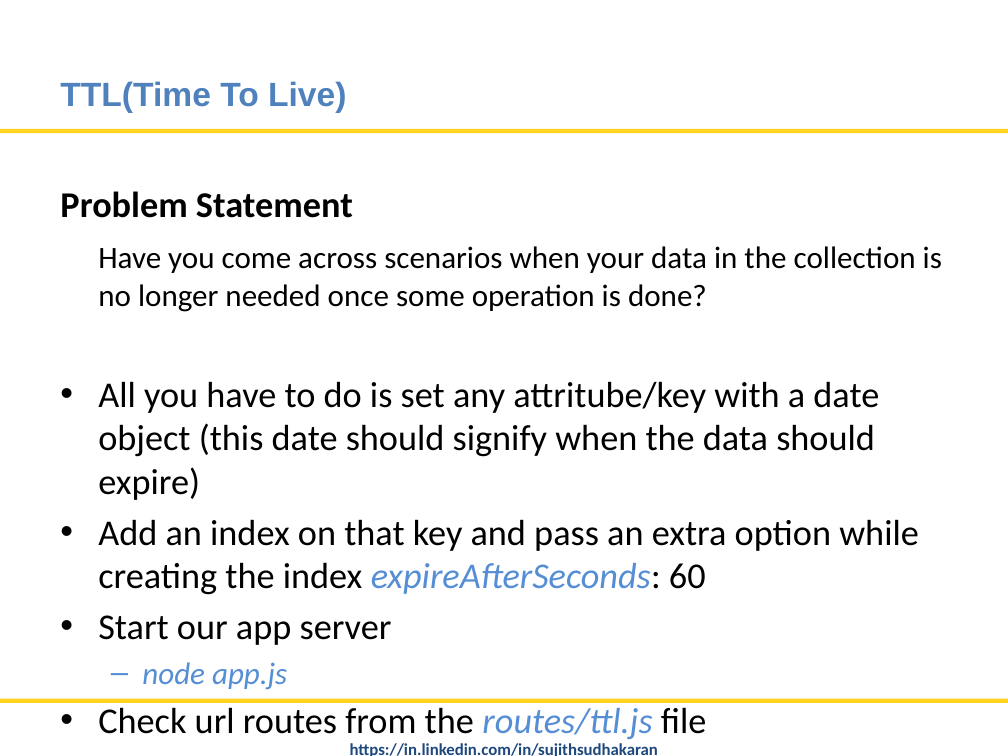
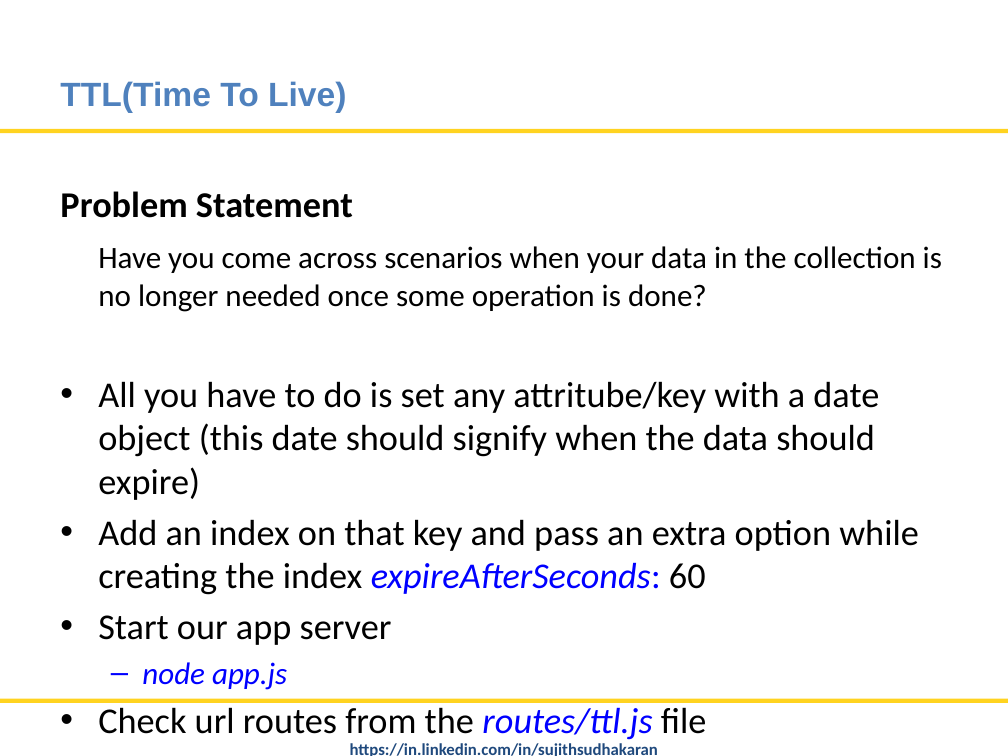
Before and after one commit to nitinmlvya/mongodb-tips-and-advfeatures, a slide deck: slide 6 of MongoDB Tips and Advance Features.pptx. Drawn at 1008x756 pixels with LibreOffice and Linux fonts; fonts in the diff are those of the drawing; background and template pictures are left out. Boxes give left, top, right and bottom in pixels: in the first picture for what was removed or moved away, otherwise in the second. Text is boxed around its words. In the diff, an @@ line names an element or a change of style, - is before the commit and + after.

```diff
--- a/MongoDB Tips and Advance Features.pptx
+++ b/MongoDB Tips and Advance Features.pptx
@@ text at (98, 519, 919, 740): text colour #558ED5 to #0000FF in "expireAfterSeconds:", "node app.js", "routes/ttl.js"; text colour #000000 to #0000FF in "expireAfterSeconds:" @@
```
Also in this commit, not shown: 11 other slides changed, 1 other file.
